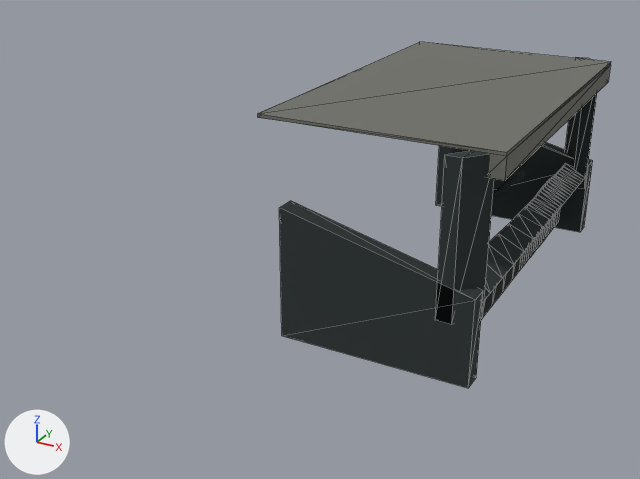
The glTF model src/render/assets/man-le-18-280-interior.glb as it was, and as the next commit left it.
Before and after are seen from a 50 mm lens placed at (6.38, -5.08, 4.13), pointed at (3.68, -0.17, 1.68). Every picture has the same lights, and +X, +Y and +Z are marked at lower left. The picture after the commit comes second. Mesh edges are drawn as thin lines on the coarser meshes. Where no turn or scale is listed for an object, it has been applied to the vertices. Vertices at exactly the same position are counted once.

The first picture shows 'header', 'interior', 'pillars' and 1 more.
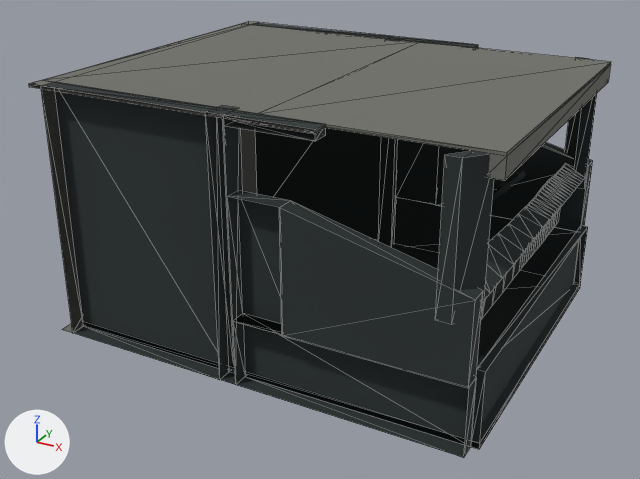
Where the newer file only moved an object's origin or applied its transform, the numbers keep the older frame.

Pixel boxes [x1, y1, x2, y2] of what changed, in the pictures (640 x 479 px; the box of a moved part takes in the faces that stretch with it):
'interior', reshaped: before [279, 142, 593, 388]; after [30, 22, 593, 457]
'header', reshaped (65% wider, 12% taller): before [258, 42, 611, 181]; after [29, 25, 611, 181]
'pillars', reshaped, moved (141% wider, 31% taller): before [435, 57, 597, 324]; after [205, 36, 597, 385]
part 1 of me_header, added: after [29, 25, 478, 133]
part 2 of me_interior, added: after [30, 22, 392, 380]
part 3 of me_interior, added: after [83, 139, 588, 457]
part 4 of me_pillars, moved or reshaped: [435, 151, 494, 324] in both
part 5 of me_pillars, added: after [205, 105, 326, 385]
part 6 of me_pillars, added: after [378, 36, 477, 246]

Patch to the scene script:
```diff
--- a/src/render/assets/man-le-18-280-interior.glb.py
+++ b/src/render/assets/man-le-18-280-interior.glb.py
@@ me_header @@
 # used by ob_header; location = (4.52, 0.0, 2.679)
-me_header.from_pydata(...)  # 22 vertices, 36 faces; spans x -0.7..0.7, y -1.12..1.12, z -0.14..0.14
+me_header.from_pydata(...)  # 38 vertices, 68 faces; spans x -2.29..0.7, y -1.23..1.23, z -0.14..0.14
+# me_header part 1
+# 16 vertices are added at x -2.29..-0.28, y -1.23..1.23, z 0.12..0.14
+# 32 new faces join them
 me_header.materials.append(mat_header)
@@ me_interior @@
 # used by ob_interior; location = (4.59, 0.0, 1.95)
-me_interior.from_pydata(...)  # 97 vertices, 128 faces; spans x -0.57..0.57, y -1.25..1.25, z -0.4..0.4
+me_interior.from_pydata(...)  # 151 vertices, 210 faces; spans x -2.36..0.62, y -1.24..1.24, z -0.85..0.87
+# me_interior part 2: a new loose piece of 20 vertices spanning x -2.36..-1.04, y -1.23..1.23, z -0.85..0.87, in mat_interior
+# me_interior part 3
+# 11 vertices are added at x -2.36..0.62, y -1.12..1.12, z -0.85..0.4
+# 5 new vertices lie (0.0, -0.11, 0.0) away from vertices in x -0.92..0.57, y -1.13..-1.12, z -0.4..0.4
+# 6 new vertices lie (0.0, 0.0, -0.45) away from vertices in x -0.92..0.57, y -1.23..1.13, z -0.4
+# 7 new vertices lie (0.0, 0.11, 0.0) away from vertices in x -0.92..0.57, y 1.12..1.13, z -0.85..0.4
+# 5 new vertices lie (0.0, 2.24, 0.0) away from vertices in x -2.36..0.62, y -1.12, z -0.85..-0.35
+# 56 new faces join them
 me_interior.materials.append(mat_interior)
@@ me_pillars @@
 # used by ob_pillars; location = (5.057, 0.0, 2.35)
-me_pillars.from_pydata(...)  # 16 vertices, 24 faces; spans x -0.1..0.1, y -1.25..1.25, z -0.45..0.45
+me_pillars.from_pydata(...)  # 46 vertices, 64 faces; spans x -0.8..0.8, y -1.25..1.25, z -0.86..0.86
+# me_pillars part 4: the loose piece of 8 vertices spanning x -0.1..0.1, y -1.25..-1.1, z -0.45..0.45 is moved by (0.7, 0.0, 0.39)
+# me_pillars part 5: a new loose piece of 15 vertices spanning x -0.8..-0.12, y -1.23..-1.08, z -0.86..0.86, in mat_pillars
+# me_pillars part 6: a new loose piece of 15 vertices spanning x -0.8..-0.12, y 1.08..1.23, z -0.86..0.86, in mat_pillars
+# other edits to the shape of me_pillars do not show in these pictures
 me_pillars.materials.append(mat_pillars)
@@ ob_pillars @@
 ob_pillars = bpy.data.objects.new('pillars', me_pillars)
-ob_pillars.location = (5.057, 0.0, 2.35)
+ob_pillars.location = (4.355, 0.0, 1.96)
```
